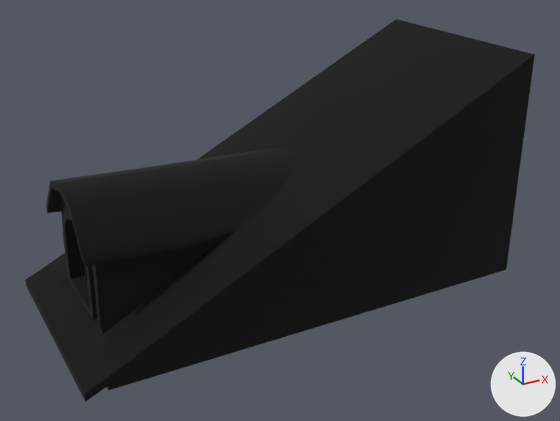
An edit to the FBX model Pre-Production/Art_Files/Maya_Files/FBX/Buildings/Tall_1/Top.fbx, drawn before and after from the same camera.
Before and after are seen from a 50 mm lens placed at (-234.0, -1372.0, 1460.0), pointed at (391.0, -236.0, 892.0). Lighting does not change. The marker at lower right points along +X, +Y and +Z. Where no turn or scale is listed for an object, it has been applied to the vertices.

In view in the first picture: 'Top'.
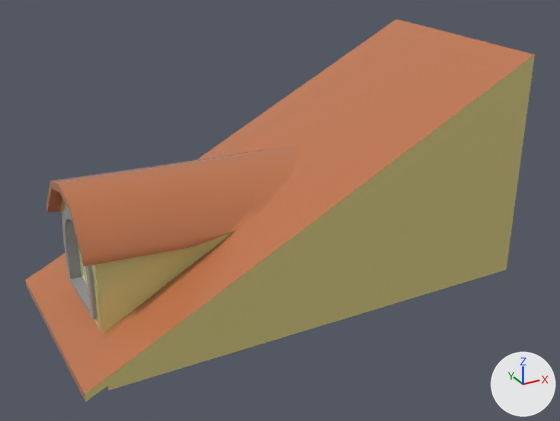
The newer file is also rescaled (x0.01), turned or shifted as a whole; pictures and numbers use the older file's frame.

Edits to the bpy script that builds the scene:
```text
Add mat_wood:
    mat_wood = principled_material('Wood')
    mat_wood.base_color = (0.695, 0.662, 0.368)  # beige #d9d5a3
    mat_wood.roughness = 0.2
Add mat_stone:
    mat_stone = principled_material('Stone')
    mat_stone.base_color = (0.33, 0.33, 0.33)  # grey #9b9b9b
    mat_stone.roughness = 0.2
Add mat_plaster:
    mat_plaster = principled_material('Plaster')
    mat_plaster.base_color = (0.672, 0.585, 0.221)  # yellow #d6c981
    mat_plaster.roughness = 0.2
Add mat_aistandardsurface7:
    mat_aistandardsurface7 = principled_material('aiStandardSurface7')
    mat_aistandardsurface7.base_color = (0.532, 0.182, 0.0755)  # orange #c1764e
    mat_aistandardsurface7.roughness = 0.2
Add mat_glass:
    mat_glass = principled_material('Glass')
    mat_glass.base_color = (1.0, 1.0, 1.0)  # white #ffffff
    mat_glass.roughness = 0.2
Change me_top:
    where me_top.from_pydata(...)  # 342 vertices, 328 faces; spans x -32.0..804.0, y -404.0..-4.0, z 735.0..1166.0
    used by ob_top; location = (0.0, 0.0, 0.0)
    me_top part 1: 48 of the faces centred in x 23.0..36.0, y -282.0..-127.0, z 792.0..951.0 switch from mat_initialshadinggroup_001 (black #000000) to mat_stone (grey #9b9b9b)
    me_top part 2: 64 of the faces centred in x -14.0..420.0, y -404.0..-4.0, z 747.0..969.0 switch from mat_initialshadinggroup_001 (black #000000) to mat_plaster (yellow #d6c981)
    me_top part 3: 20 of the faces centred in x 671.0..804.0, y -404.0..-4.0, z 911.0..1156.0 switch from mat_initialshadinggroup_001 (black #000000) to mat_plaster (yellow #d6c981)
    me_top part 4: 124 of the faces centred in x -32.0..671.0, y -368.0..-41.0, z 742.0..1099.0 switch from mat_initialshadinggroup_001 (black #000000) to mat_aistandardsurface7 (orange #c1764e)
    me_top part 5: all 64 faces centred in x 43.0..46.0, y -265.0..-144.0, z 804.0..934.0 switch from mat_initialshadinggroup_001 (black #000000) to mat_wood (beige #d9d5a3)
    add me_top.materials.append(mat_glass)  # white #ffffff
```

Boxes [x1, y1, x2, y2] around the edits, measured in the pictures (560 x 421 px):
part 1 of me_top, recoloured (black to grey): [62, 208, 97, 320] in both
part 2 of me_top, recoloured (black to yellow): [61, 152, 406, 402] in both
part 3 of me_top, recoloured (black to yellow): [396, 55, 535, 303] in both
part 4 of me_top, recoloured (black to orange): [25, 19, 535, 400] in both
part 5 of me_top, recoloured: [77, 242, 88, 286] in both
